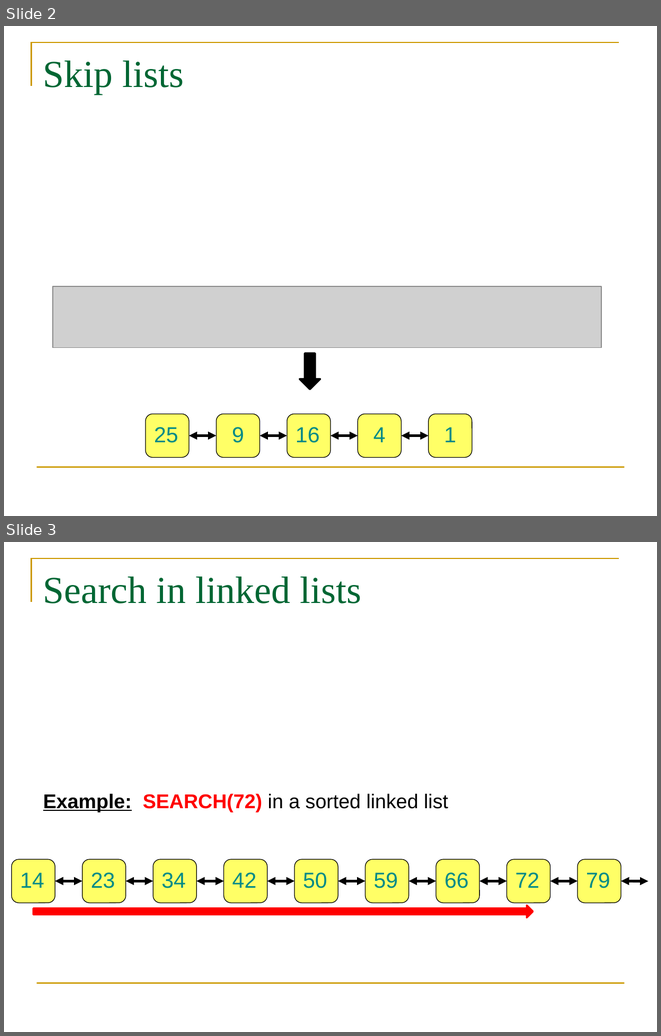
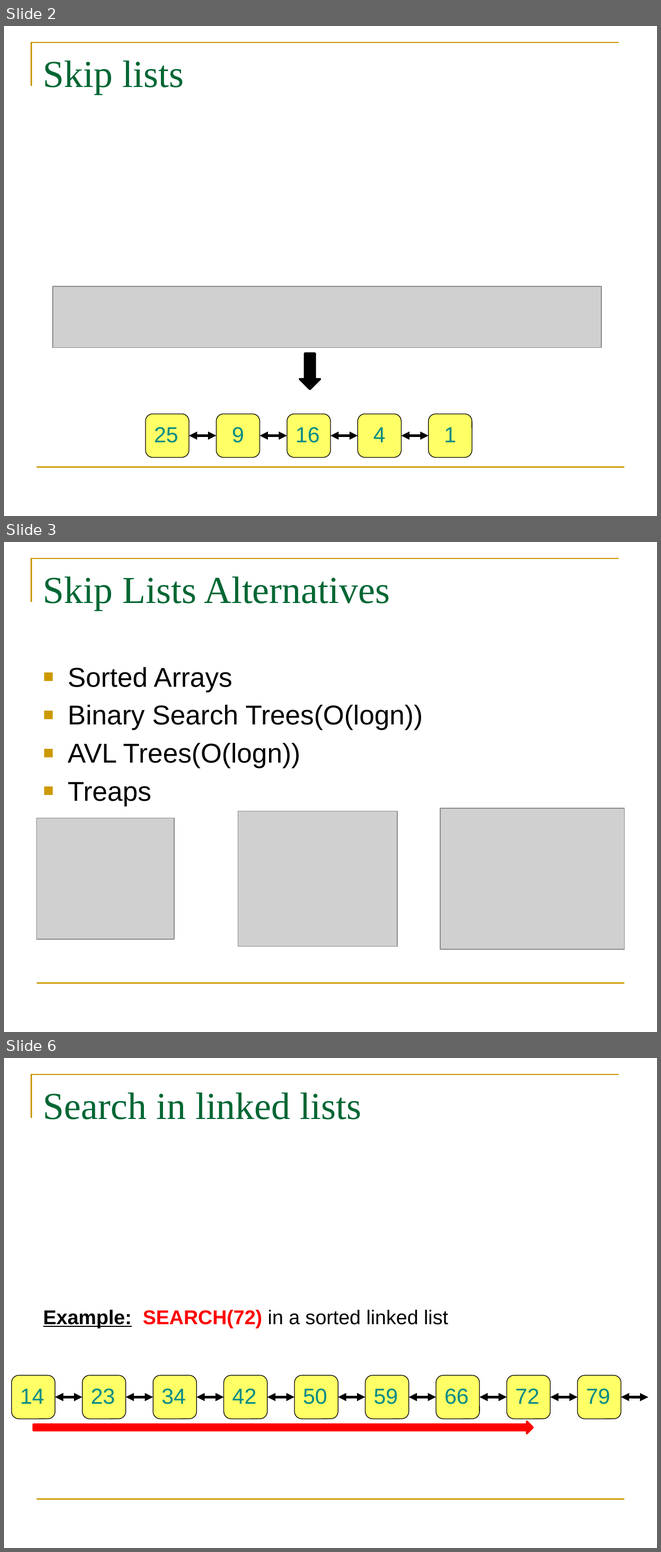
Before and after one commit to Jigyass/EECS-330-DSA, a slide deck: 6.1. Skip Lists.pptx. Shown one above the other, each under a label of ours: slides 2 and 3 before the commit, slides 2, 3 and 6 after it; the slides between them are not shown. The pictures are 661x1036 and 661x1552 pixels, drawn with LibreOffice and Linux fonts; fonts in the diff are those of the drawing; grey boxes stand for pictures. Boxes give left, top, right and bottom in pixels: in the first picture for what was removed or moved away, otherwise in the second. Text is boxed around its words. In the diff, an @@ line names an element or a change of style, - is before the commit and + after.

```diff
--- a/6.1. Skip Lists.pptx
+++ b/6.1. Skip Lists.pptx
@@ slide 3 added at bbox=[4, 542, 657, 1032], background #FFFFFF; not listed: 2 template elements that a slide beside it also shows @@
@@ title added at bbox=[43, 576, 390, 610], 42 pt, text #006633 @@
+Skip Lists Alternatives
@@ text added at bbox=[68, 667, 423, 806], 30 pt, text #000000 @@
+■ Sorted Arrays
+■ Binary Search Trees(O(logn))
+■ AVL Trees(O(logn))
+■ Treaps
@@ picture added at bbox=[238, 811, 397, 946] @@
@@ picture added at bbox=[440, 808, 624, 949] @@
@@ picture added at bbox=[37, 818, 175, 939] @@
@@ what was slide 3 is now slide 6 @@
```
Also in this commit, not shown: 1 slide changed, 2 other slides added.
